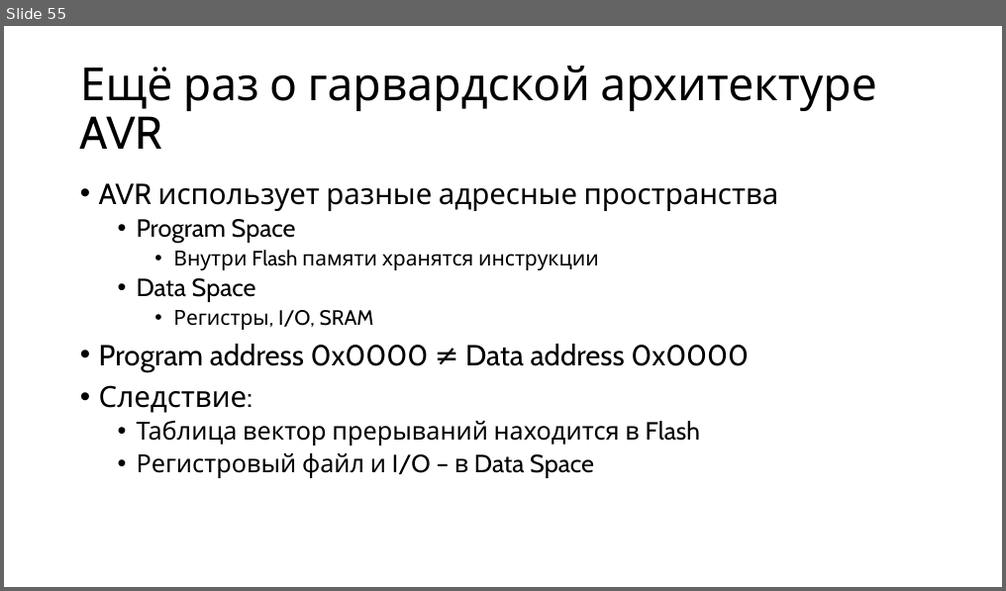
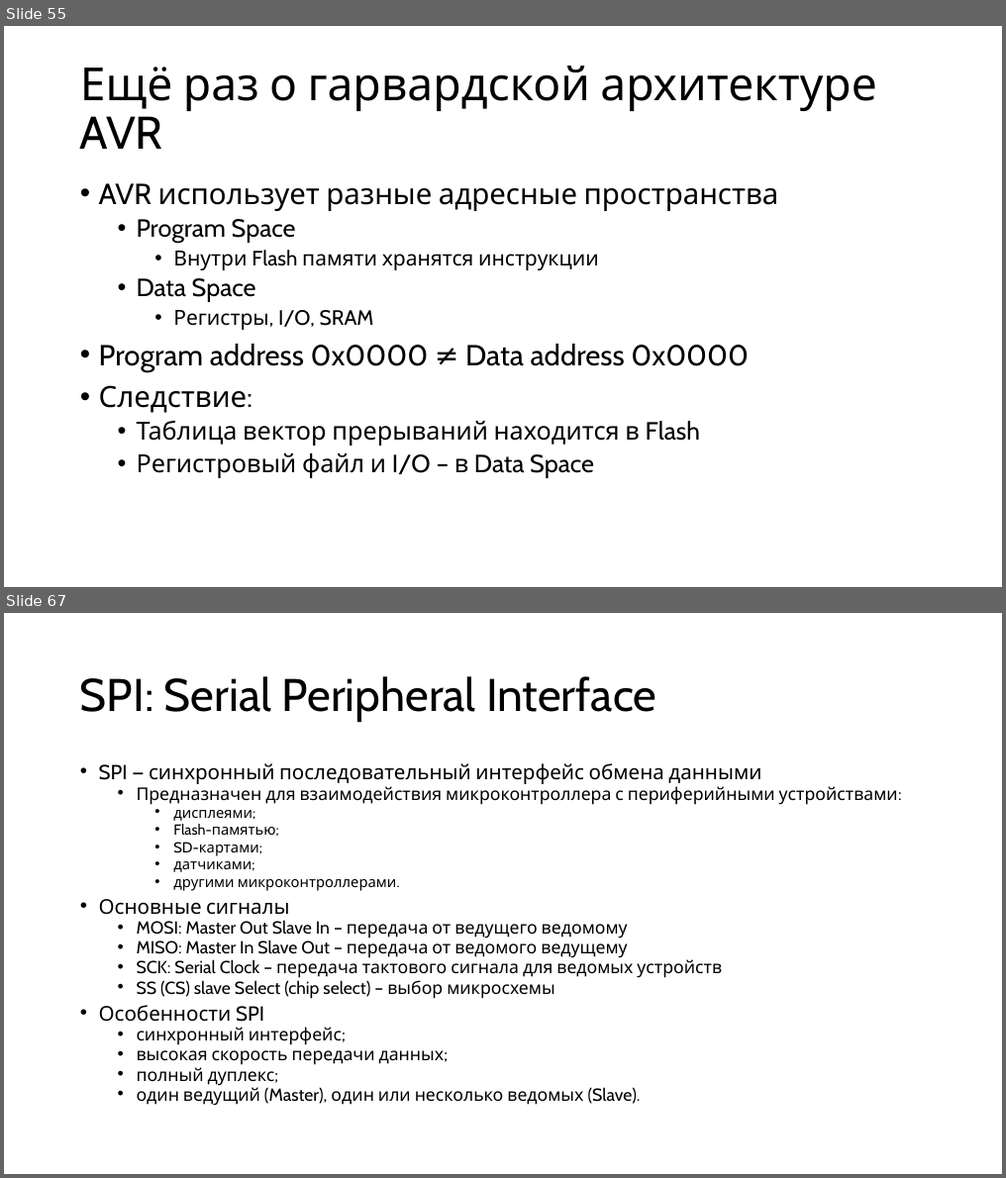
Before and after one commit to alexey-malov/mpp, a slide deck: lectures/14/Microcontroller Programming.pptx. Shown one above the other, each under a label of ours: slide 55 before the commit, slides 55 and 67 after it; the slides between them are not shown. The pictures are 1006x591 and 1006x1178 pixels, drawn with LibreOffice and Linux fonts; fonts in the diff are those of the drawing. Boxes give left, top, right and bottom in pixels: in the first picture for what was removed or moved away, otherwise in the second. Text is boxed around its words. In the diff, an @@ line names an element or a change of style, - is before the commit and + after.

Commit message:
Обновил лекцию по микроконтроллерам

```diff
--- a/lectures/14/Microcontroller Programming.pptx
+++ b/lectures/14/Microcontroller Programming.pptx
@@ slide 67 added at (4,613,1002,1174), background #FFFFFF @@
@@ title added at (80,676,656,722), 44 pt, text #000000 @@
+SPI: Serial Peripheral Interface
@@ text added at (99,763,898,1106), 16.8 pt, text #000000 @@
+• SPI — синхронный последовательный интерфейс обмена данными
+  • Предназначен для взаимодействия микроконтроллера с периферийными устройствами:
+    • дисплеями;
+    • Flash-памятью;
+    • SD-картами;
+    • датчиками;
+    • другими микроконтроллерами.
+• Основные сигналы
+  • MOSI: Master Out Slave In – передача от ведущего ведомому
+  • MISO: Master In Slave Out – передача от ведомого ведущему
+  • SCK: Serial Clock – передача тактового сигнала для ведомых устройств
+  • SS (CS) slave Select (chip select) – выбор микросхемы
+• Особенности SPI
+  • синхронный интерфейс;
+  • высокая скорость передачи данных;
+  • полный дуплекс;
+  • один ведущий (Master), один или несколько ведомых (Slave).
```
Also in this commit, not shown: 1 slide changed, 31 other slides added, 1 slide removed.
